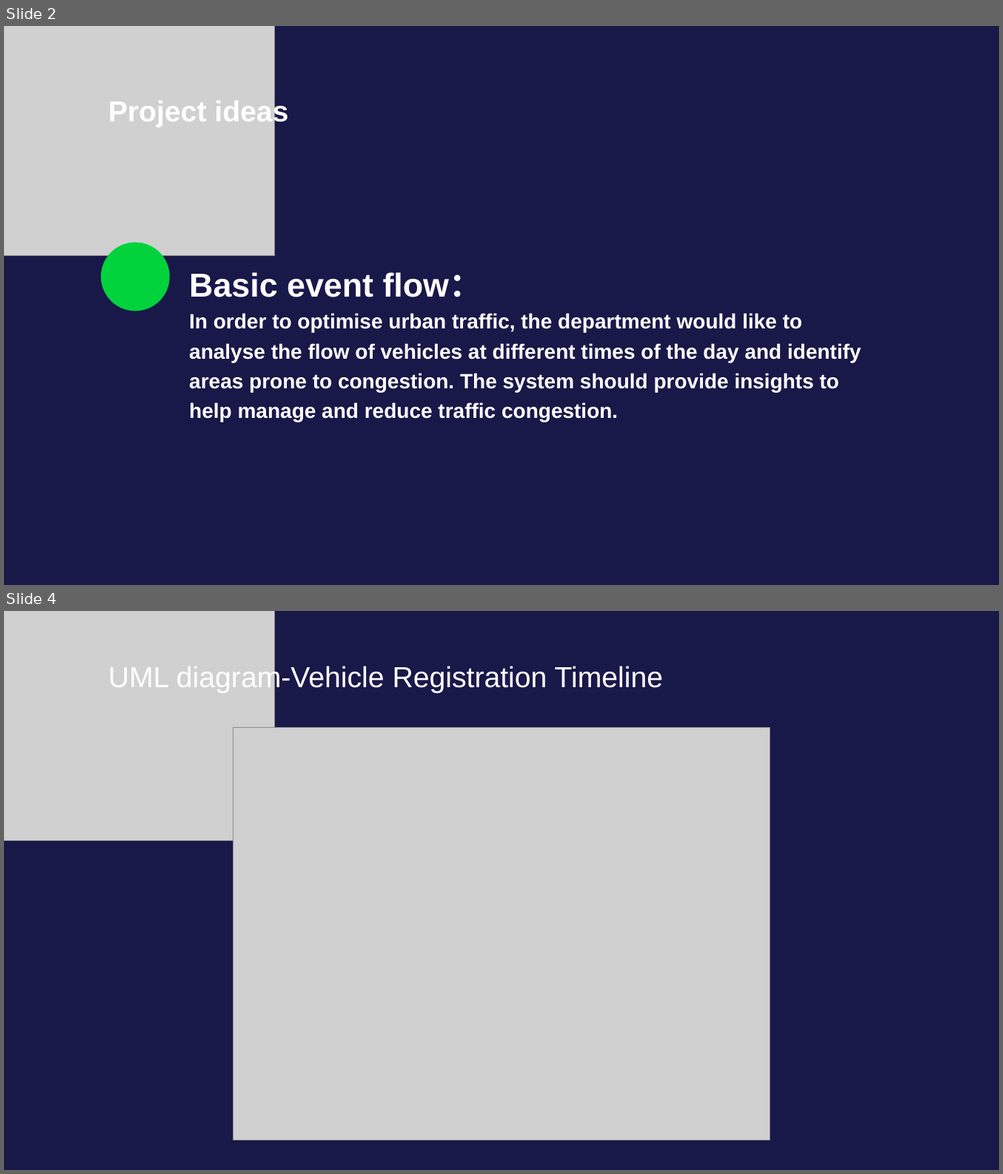
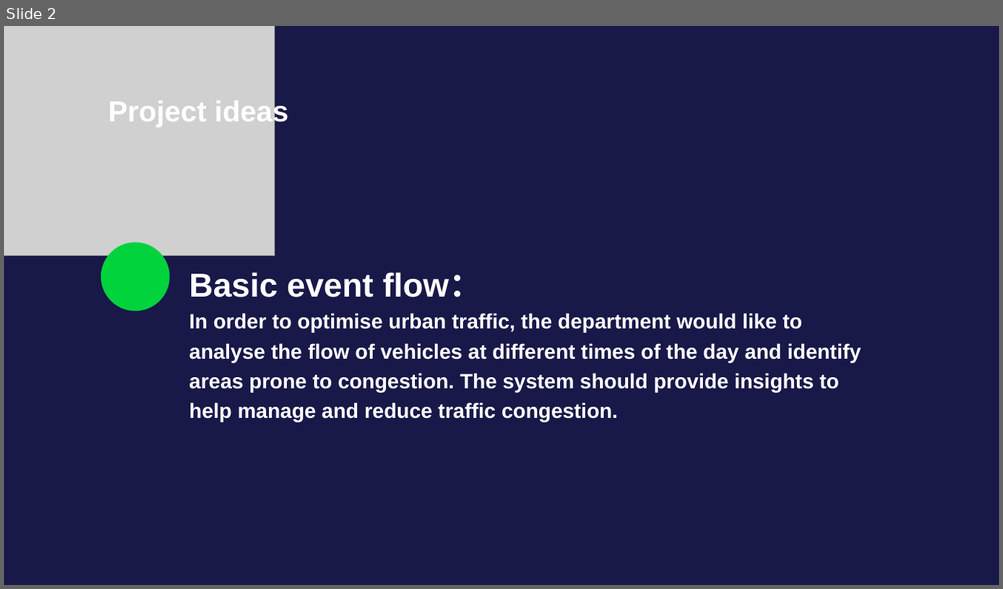
Before and after one commit to LZPMPC005L/Vehicle-management, a slide deck: Vehicle management.pptx. Shown one above the other, each under a label of ours: slides 2 and 4 before the commit, slide 2 after it; the slides between them are not shown. The pictures are 1003x1174 and 1003x589 pixels, drawn with LibreOffice and Linux fonts; fonts in the diff are those of the drawing; grey boxes stand for pictures. Boxes give left, top, right and bottom in pixels: in the first picture for what was removed or moved away, otherwise in the second. Text is boxed around its words. In the diff, an @@ line names an element or a change of style, - is before the commit and + after.

```diff
--- a/Vehicle management.pptx
+++ b/Vehicle management.pptx
@@ slide 4 removed at [4, 611, 999, 1170], background #181849 @@
@@ picture removed at [4, 611, 275, 841] @@
@@ text removed at [108, 664, 663, 693] @@
-UML diagram-Vehicle Registration Timeline
@@ picture removed at [233, 727, 769, 1141] @@
```
Also in this commit, not shown: 5 slides changed, 7 slides added, 11 other slides removed, 4 other files.
